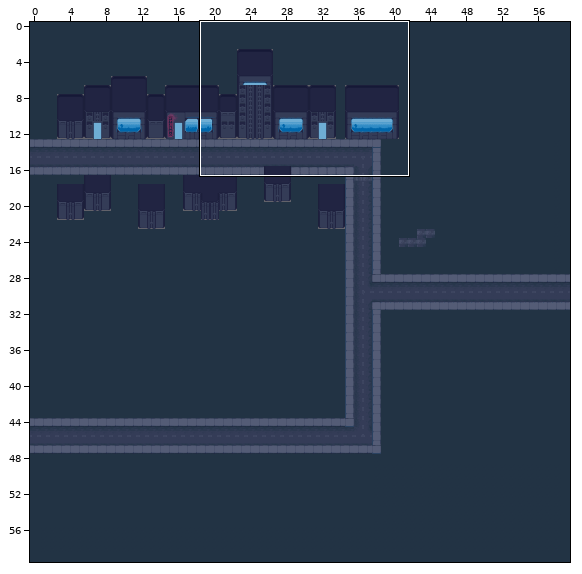
Two versions of a level (Tiled map, tiledMaps/City.tmx). The picture above shows the old version from afar; the outline marks the close-up.
Close-up. Before:
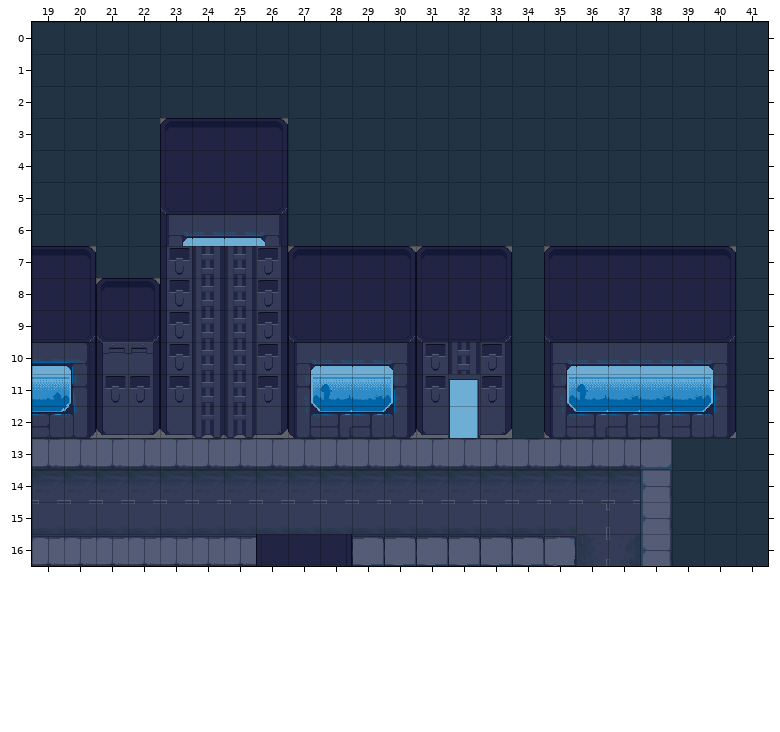
Cells are 40x40 px. Shown: x 19..41, y 0..16. The commit also changed other parts of the map, which this record leaves out.
And afterwards:
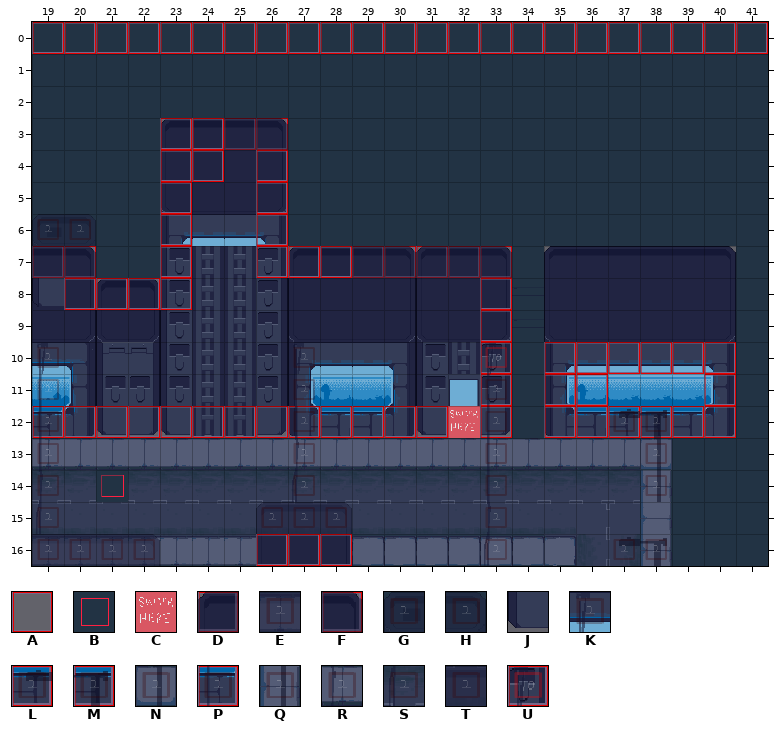
Key: from "AllTiles": A 1, B 2, C 24, D 25, E 26, F 27, G 34, H 36, J 62, K 93, L 94, M 95, N 97, P 98, Q 99, R 100, S 101; from "height": T 1, U 9.
_ is an empty cell, . an unchanged one.
Tiles of an added or newly shown layer are drawn over the layers below it.
See-through tiles are keyed as they look on the map.
Message: depth layer added to tmx map
From old to new:
--- layer "Interactable" (now shown)
@@ x 19..41 @@
- 0 _______________________
+ 0 AAAAAAAAAAAAAAAAAAAAAAA
@@ x 19..40 @@
- 3 ....____..............
- 4 ....__._..............
- 5 ...._.._..............
- 6 ...._.._..............
- 7 __.._..________.......
- 8 _____........._.......
- 9 .............._.......
-10 .............._.______
-11 .............._.__..._
-12 _______________.______
+ 3 ....AAAA..............
+ 4 ....AA.A..............
+ 5 ....A..A..............
+ 6 ....A..A..............
+ 7 AA..A..AAAAAAAA.......
+ 8 JAAAA.........A.......
+ 9 ..............A.......
+10 ..............A.AAAAAA
+11 ..............A.AA...A
+12 AAAAAAAAAAAAACA.AAAAAA
@@ x 21..21 @@
-14 _
+14 B
@@ x 26..28 @@
-16 ___
+16 AAA
--- layer "Depth-Sorted" (now shown)
@@ x 25..26 @@
- 3 __
+ 3 EF
@@ x 19..33 @@
- 6 __.............
- 7 __........_____
+ 6 GH.............
+ 7 EF........EFDEF
@@ x 19..38 @@
-10 _......._....._.....
-11 _............._.....
-12 _......._....._...__
-13 _......._....._...._
-14 _......._....._...._
-15 _......___...._.....
-16 ____.........._...__
+10 K.......K.....K.....
+11 P.............P.....
+12 P.......P.....P...LM
+13 P.......R.....P....N
+14 R.......S.....P....Q
+15 S......DEF....R.....
+16 EEEF..........S...LM
--- layer "Heightmap" (added)
@@ x 19..20 @@
- 6 __
+ 6 TT
@@ x 19..38 @@
-10 _......._....._.....
-11 _......._....._.....
-12 _......._....._...__
-13 _......._....._...._
-14 _......._....._...._
-15 _......___...._.....
-16 ____.........._...__
+10 T.......T.....U.....
+11 T.......T.....T.....
+12 T.......T.....T...TT
+13 T.......T.....T....T
+14 T.......T.....T....T
+15 T......TTT....T.....
+16 TTTT..........T...TT
Where, in picture pixels (left, top, right, bottom), the same in both close-ups:
added: (32, 22, 768, 54)
added: (32, 118, 512, 566)
added: (544, 342, 736, 502)
added: (613, 537, 667, 566)
